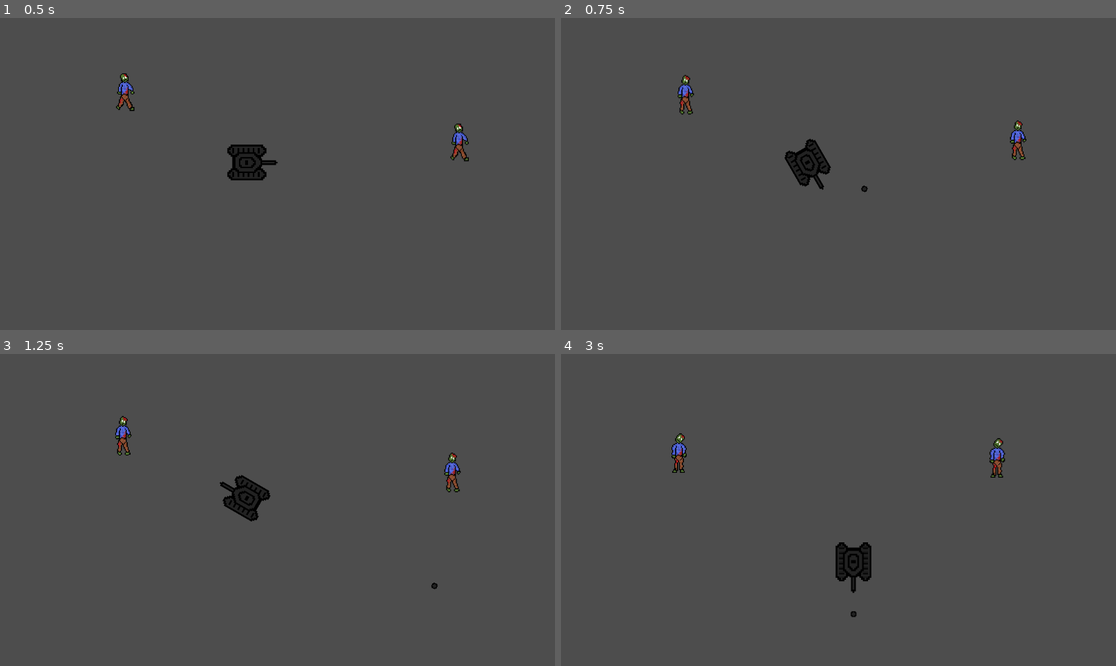
Above: before the commit, frames 1-4 (two rows, left to right).
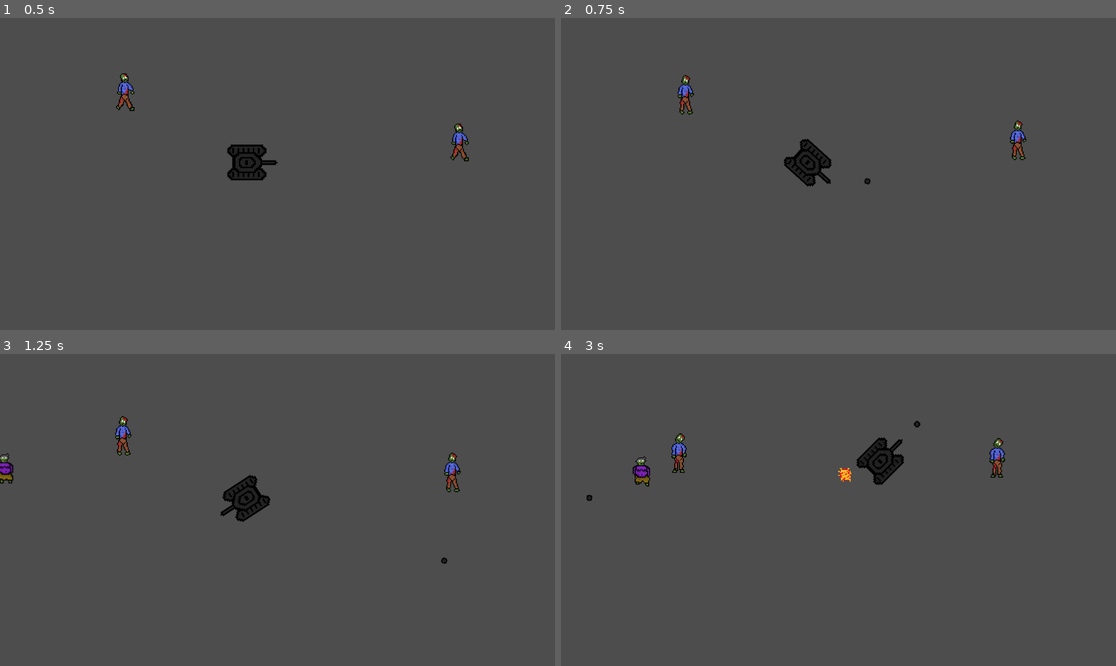
Above: after the commit, the same moments.

Repository: PrestonBrown1/Space-Shooter
Game: Godot game, scene res://game.tscn
The game is run twice, just before and just after one commit, with the same random seed, the same clock (stepped at 60 frames per second) and the same inputs.
Inputs:
- Up to frame 1 (0.5 s): no input
- Up to frame 2 (0.75 s): hold D (Right) from 0.53 s (still down); tap Space (Shoot) at 0.6 s
- Up to frame 3 (1.25 s): keep holding D (Right)
- Up to frame 4 (3 s): release D (Right) at 1.28 s; hold S (Back) 1.28-2.03 s; tap Space (Shoot) at 1.35, 2.1, 2.85 s; hold D (Right) 2.03-2.78 s; hold W (Forward) from 2.78 s (still down)

Frame 1 is identical in both runs. In frame 2, 0.5% of the frame differs, in the area x 40-56%, y 38-56%; in frame 3, 0.8%; in frame 4, 1.9%, in the area x 4-65%, y 21-85%.

Commit message:
Part 3 Assignment

Diff:
--- /dev/null
+++ b/Effects/explosion.gd
@@ -0,0 +1,7 @@
+extends AnimatedSprite2D
+
+func _ready():
+	play("Explode")
+
+func _on_animation_finished():
+	queue_free()
--- /dev/null
+++ b/Enemy/Spit.gd
@@ -0,0 +1,29 @@
+extends Area2D
+
+var speed = 10
+var dmg = 10
+var velocity = Vector2.ZERO
+var Effects = null
+var Explosion = load("res://explosion.tscn")
+
+func _ready():
+	velocity = Vector2(0, -speed).rotated(rotation)
+
+func _physics_process(_delta):
+	position += velocity
+
+
+func _on_body_entered(body):
+	if (body.name == "Player"):
+		if body.has_method("damage"):
+			body.damage(dmg)
+		Effects = get_node_or_null("/root/Game/Effects")
+		if Effects != null:
+			var explosion = Explosion.instantiate()
+			Effects.add_child(explosion)
+			explosion.global_position = global_position
+		queue_free()
+
+
+func _on_timer_timeout():
+	queue_free()
--- /dev/null
+++ b/Enemy/Spitter.gd
@@ -0,0 +1,46 @@
+extends CharacterBody2D
+
+var health = 10
+var dmg = 10
+var yPositions = [100, 150, 200, 250, 500, 600]
+var initialPosition = Vector2.ZERO
+var direction = Vector2(1.5, 0)
+var wobble = 30
+
+var Spit = load("res://Enemy/spitter_spit.tscn")
+
+func _ready():
+	get_node("SpitterBody").play("Walk")
+	initialPosition.x = -100
+	initialPosition.y = yPositions[randi() % yPositions.size()]
+	position = initialPosition
+
+func _physics_process(_delta):
+	position += direction
+	position.y = initialPosition.y + sin(position.x / 20) * wobble
+
+	if (position.x > 1200):
+		queue_free()
+
+func _on_timer_timeout():
+	var Player = get_node_or_null("/root/Game/PlayerContainer/Player")
+	var Effects = get_node_or_null("/root/Game/Effects")
+
+	if (Player != null and Effects != null):
+		var spit = Spit.instantiate()
+		var direction = global_position.angle_to_point(Player.global_position) + PI / 2
+		spit.rotation = direction
+		spit.position = position
+		position += Vector2(0, -40)
+		Effects.add_child(spit)
+
+func damage(dmg):
+	health -= dmg
+
+	if (health <= 0):
+		queue_free()
+
+
+func _on_area_2d_body_entered(body):
+	if (body.name != "Spitter"):
+		damage(body.dmg)
--- /dev/null
+++ b/Enemy/spitter.tscn
@@ -0,0 +1,64 @@
+[gd_scene load_steps=8 format=3 uid="uid://dsr53my7703b8"]
+
+[ext_resource type="Script" path="res://Enemy/Spitter.gd" id="1_lvojd"]
+[ext_resource type="Texture2D" uid="uid://bxiu7ufk3oq2y" path="res://Assets/ZombieSpitter1W1.png" id="2_2lxvy"]
+[ext_resource type="Texture2D" uid="uid://yoolx3bilpy7" path="res://Assets/ZombieSpitter1W2.png" id="3_nixxo"]
+[ext_resource type="Texture2D" uid="uid://xbilfag5x2fl" path="res://Assets/ZombieSpitter1W3.png" id="4_ini6g"]
+[ext_resource type="Texture2D" uid="uid://b7bb2srnoapyl" path="res://Assets/ZombieSpitter1W4.png" id="5_48k7r"]
+[ext_resource type="Texture2D" uid="uid://brbpovnrogekx" path="res://Assets/ZombieSpitter1W5.png" id="6_gmqyh"]
+
+[sub_resource type="SpriteFrames" id="SpriteFrames_n0xes"]
+animations = [{
+"frames": [{
+"duration": 1.0,
+"texture": ExtResource("2_2lxvy")
+}, {
+"duration": 1.0,
+"texture": ExtResource("3_nixxo")
+}, {
+"duration": 1.0,
+"texture": ExtResource("4_ini6g")
+}, {
+"duration": 1.0,
+"texture": ExtResource("5_48k7r")
+}, {
+"duration": 1.0,
+"texture": ExtResource("6_gmqyh")
+}, {
+"duration": 1.0,
+"texture": ExtResource("2_2lxvy")
+}],
+"loop": true,
+"name": &"Walk",
+"speed": 5.0
+}]
+
+[node name="Spitter" type="CharacterBody2D"]
+script = ExtResource("1_lvojd")
+
+[node name="SpitterBody" type="AnimatedSprite2D" parent="."]
+position = Vector2(-1, -9)
+scale = Vector2(0.2, 0.2)
+sprite_frames = SubResource("SpriteFrames_n0xes")
+animation = &"Walk"
+frame_progress = 0.251685
+
+[node name="CollisionPolygon2D" type="CollisionPolygon2D" parent="."]
+visible = false
+position = Vector2(-1, -9)
+scale = Vector2(0.2, 0.2)
+polygon = PackedVector2Array(-60, 50, -20, 50, -20, 20, 30, 20, 30, 50, 70, 50, 70, 20, 80, 20, 80, -140, 30, -170, 30, -255, -40, -255, -75, -220, -55, -170, -100, -150, -100, -60, -80, -30, -80, 10)
+
+[node name="Timer" type="Timer" parent="."]
+wait_time = 2.0
+autostart = true
+
+[node name="Area2D" type="Area2D" parent="."]
+visible = false
+
+[node name="CollisionPolygon2D" type="CollisionPolygon2D" parent="Area2D"]
+visible = false
+polygon = PackedVector2Array(-13, 1, -5, 1, -5, -5, 5, -5, 5, 1, 13, 1, 13, -5, 15, -5, 15, -37, 5, -43, 5, -60, -9, -60, -16, -53, -12, -43, -21, -39, -21, -21, -17, -15, -17, -7)
+
+[connection signal="timeout" from="Timer" to="." method="_on_timer_timeout"]
+[connection signal="body_entered" from="Area2D" to="." method="_on_area_2d_body_entered"]
--- /dev/null
+++ b/Enemy/spitter_spit.tscn
@@ -0,0 +1,26 @@
+[gd_scene load_steps=3 format=3 uid="uid://604dd475vsww"]
+
+[ext_resource type="Script" path="res://Enemy/Spit.gd" id="1_y7inl"]
+[ext_resource type="Texture2D" uid="uid://b0yrkoqk3ujgr" path="res://Assets/Projectiles/ZombieSpit1.png" id="2_rrn2b"]
+
+[node name="Spitter Spit" type="Area2D"]
+script = ExtResource("1_y7inl")
+
+[node name="Sprite2D" type="Sprite2D" parent="."]
+position = Vector2(-2, 8)
+scale = Vector2(0.2, 0.2)
+texture = ExtResource("2_rrn2b")
+
+[node name="CollisionPolygon2D" type="CollisionPolygon2D" parent="."]
+visible = false
+position = Vector2(3, 4)
+scale = Vector2(0.118381, 0.111003)
+polygon = PackedVector2Array(0, -90, 20, -70, 14.0645, -49.2, 40, -50, 40, -30, 40, -10, 20, -10, 20, 10, 0, 30, -20, 30, -20, 10, -40, 10, -40, 10, -60, 10, -55.7419, -12.8, -80, -10, -80, -70, -61.9355, -70.4, -60, -90, -20, -90)
+
+[node name="Timer" type="Timer" parent="."]
+wait_time = 5.0
+one_shot = true
+autostart = true
+
+[connection signal="body_entered" from="." to="." method="_on_body_entered"]
+[connection signal="timeout" from="Timer" to="." method="_on_timer_timeout"]
--- a/Player/Player.gd
+++ b/Player/Player.gd
@@ -1,10 +1,14 @@
 extends CharacterBody2D
 
 var speed = 5
+var dmg = 0
 var maxSpeed = 3
-var rotateSpeed = 5
+var rotateSpeed = 3.5
+var health = 100
 var barrel = Vector2(60, 0)
 var Bullet = load("res://Player/bullet.tscn")
+var Effects = null
+var Explosion = load("res://explosion.tscn")
 
 func _physics_process(_delta):
 	#Moving
@@ -38,10 +42,34 @@
 	#Shooting
 	if (Input.is_action_just_pressed("Shoot")):
 		var bullet = Bullet.instantiate()
-		var Effects = get_node_or_null("/root/Game/Effects")
+		Effects = get_node_or_null("/root/Game/Effects")
 
 		bullet.position = position + barrel.rotated(rotation)
 		bullet.rotation = rotation + deg_to_rad(90)
 
 		if (Effects != null):
 			Effects.add_child(bullet)
+
+func damage(dmg):
+	health -= dmg
+
+	if (health <= 0):
+		Effects = get_node_or_null("/root/Game/Effects")
+		if (Effects != null):
+			var explosion = Explosion.instantiate()
+			Effects.add_child(explosion)
+			explosion.global_position = global_position
+			explosion.scale = Vector2(.6, .6)
+			hide()
+			await explosion._on_animation_finished
+
+		queue_free()
+
+
+func _on_area_2d_body_entered(body):
+	if (body.name != "Player"):
+		damage(body.dmg)
+		print("Damage")
+		print(body.damage)
+		print("Health")
+		print(health)
--- /dev/null
+++ b/PlayerContainer.gd
@@ -0,0 +1,9 @@
+extends Node2D
+
+var Player = load("res://player.tscn")
+
+func _physics_process(_delta):
+	if get_child_count() == 0:
+		var player = Player.instantiate()
+		player.position = Vector2(576, 324)
+		add_child(player)
--- a/Zombie/zombie.gd
+++ b/Zombie/zombie.gd
@@ -1,6 +1,8 @@
 extends CharacterBody2D
 
 var initialSpeed = 100
+var dmg = 10
+var health = 50
 
 func _ready():
 	velocity = Vector2(0, initialSpeed * randf()).rotated(2 * PI * randf())
@@ -11,3 +13,9 @@
 	position.x = wrapf(position.x, 0, 1152)
 	position.y = wrapf(position.y, 0, 648)
 	move_and_slide()
+
+func damage(d):
+	health -= d
+
+	if (health <= 0):
+		queue_free()
--- a/bullet.gd
+++ b/bullet.gd
@@ -3,6 +3,8 @@
 var speed = 10
 var damage = 10
 var velocity = Vector2.ZERO
+var Effects = null
+var Explosion = load("res://explosion.tscn")
 
 func _ready():
 	velocity = Vector2(0, -speed).rotated(rotation)
@@ -11,7 +13,14 @@
 	position = position + velocity
 
 
-func _on_body_entered(_body):
+func _on_body_entered(body):
+	if body.has_method("damage"):
+		body.damage(damage)
+	Effects = get_node_or_null("/root/Game/Effects")
+	if Effects != null:
+		var explosion = Explosion.instantiate()
+		Effects.add_child(explosion)
+		explosion.global_position = global_position
 	queue_free()
 
 
--- /dev/null
+++ b/explosion.tscn
@@ -0,0 +1,80 @@
+[gd_scene load_steps=12 format=3 uid="uid://bvpu40tdfgpcq"]
+
+[ext_resource type="Texture2D" uid="uid://ml0daem3udky" path="res://Assets/ParticlesEffects/Explosion.png" id="1_jc4uo"]
+[ext_resource type="Script" path="res://Effects/explosion.gd" id="2_ua41f"]
+
+[sub_resource type="AtlasTexture" id="AtlasTexture_8wy1f"]
+atlas = ExtResource("1_jc4uo")
+region = Rect2(0, 0, 640, 640)
+
+[sub_resource type="AtlasTexture" id="AtlasTexture_tfrlc"]
+atlas = ExtResource("1_jc4uo")
+region = Rect2(0, 640, 640, 640)
+
+[sub_resource type="AtlasTexture" id="AtlasTexture_r3gl7"]
+atlas = ExtResource("1_jc4uo")
+region = Rect2(0, 1280, 640, 640)
+
+[sub_resource type="AtlasTexture" id="AtlasTexture_4hx4b"]
+atlas = ExtResource("1_jc4uo")
+region = Rect2(0, 1920, 640, 640)
+
+[sub_resource type="AtlasTexture" id="AtlasTexture_uw074"]
+atlas = ExtResource("1_jc4uo")
+region = Rect2(0, 2560, 640, 640)
+
+[sub_resource type="AtlasTexture" id="AtlasTexture_6afjk"]
+atlas = ExtResource("1_jc4uo")
+region = Rect2(0, 3200, 640, 640)
+
+[sub_resource type="AtlasTexture" id="AtlasTexture_kqx5i"]
+atlas = ExtResource("1_jc4uo")
+region = Rect2(0, 3840, 640, 640)
+
+[sub_resource type="AtlasTexture" id="AtlasTexture_q1wg0"]
+atlas = ExtResource("1_jc4uo")
+region = Rect2(0, 4480, 640, 640)
+
+[sub_resource type="SpriteFrames" id="SpriteFrames_c8f8h"]
+animations = [{
+"frames": [{
+"duration": 1.0,
+"texture": SubResource("AtlasTexture_8wy1f")
+}, {
+"duration": 1.0,
+"texture": SubResource("AtlasTexture_tfrlc")
+}, {
+"duration": 1.0,
+"texture": SubResource("AtlasTexture_r3gl7")
+}, {
+"duration": 1.0,
+"texture": SubResource("AtlasTexture_4hx4b")
+}, {
+"duration": 1.0,
+"texture": SubResource("AtlasTexture_uw074")
+}, {
+"duration": 1.0,
+"texture": SubResource("AtlasTexture_6afjk")
+}, {
+"duration": 1.0,
+"texture": SubResource("AtlasTexture_kqx5i")
+}, {
+"duration": 1.0,
+"texture": SubResource("AtlasTexture_q1wg0")
+}],
+"loop": false,
+"name": &"Explode",
+"speed": 20.0
+}]
+
+[node name="Explosion" type="AnimatedSprite2D"]
+position = Vector2(226, 34)
+scale = Vector2(0.2, 0.2)
+sprite_frames = SubResource("SpriteFrames_c8f8h")
+animation = &"Explode"
+frame = 7
+frame_progress = 1.0
+offset = Vector2(0, 50)
+script = ExtResource("2_ua41f")
+
+[connection signal="animation_finished" from="." to="." method="_on_animation_finished"]
--- a/game.tscn
+++ b/game.tscn
@@ -1,11 +1,13 @@
-[gd_scene load_steps=3 format=3 uid="uid://exrwvyqwudl1"]
+[gd_scene load_steps=5 format=3 uid="uid://exrwvyqwudl1"]
 
 [ext_resource type="PackedScene" uid="uid://csxqvjn2hlel1" path="res://player.tscn" id="1_ea8hh"]
 [ext_resource type="PackedScene" uid="uid://ddn6x8eb3s0xv" path="res://zombie.tscn" id="2_4enm8"]
+[ext_resource type="Script" path="res://PlayerContainer.gd" id="2_iob38"]
+[ext_resource type="PackedScene" uid="uid://dsr53my7703b8" path="res://Enemy/spitter.tscn" id="3_7e3tg"]
 
 [node name="Game" type="Node2D"]
 
-[node name="Player" parent="." instance=ExtResource("1_ea8hh")]
+[node name="Effects" type="Node2D" parent="."]
 
 [node name="ZombieContainer" type="Node2D" parent="."]
 
@@ -15,4 +17,12 @@
 [node name="Zombie2" parent="ZombieContainer" instance=ExtResource("2_4enm8")]
 position = Vector2(961, 307)
 
-[node name="Effects" type="Node2D" parent="."]
+[node name="PlayerContainer" type="Node2D" parent="."]
+script = ExtResource("2_iob38")
+
+[node name="Player" parent="PlayerContainer" instance=ExtResource("1_ea8hh")]
+
+[node name="SpitterContainer" type="Node2D" parent="."]
+
+[node name="Spitter" parent="SpitterContainer" instance=ExtResource("3_7e3tg")]
+position = Vector2(784, 112)
--- a/player.tscn
+++ b/player.tscn
@@ -66,6 +66,9 @@
 "speed": 30.0
 }]
 
+[sub_resource type="RectangleShape2D" id="RectangleShape2D_pgtaa"]
+size = Vector2(121.429, 110)
+
 [node name="Player" type="CharacterBody2D"]
 position = Vector2(512, 300)
 scale = Vector2(0.7, 0.7)
@@ -89,3 +92,12 @@
 position = Vector2(-2, 58)
 scale = Vector2(0.50354, 0.501562)
 polygon = PackedVector2Array(-89.6511, -221.024, 100.432, -221.024, 100.432, -209.631, 108.943, -209.631, 108.943, -201 …(761 unchanged characters)…
+
+[node name="Area2D" type="Area2D" parent="."]
+
+[node name="CollisionShape2D" type="CollisionShape2D" parent="Area2D"]
+position = Vector2(0.714294, 0.714264)
+scale = Vector2(1, 1)
+shape = SubResource("RectangleShape2D_pgtaa")
+
+[connection signal="body_entered" from="Area2D" to="." method="_on_area_2d_body_entered"]
Binary file added: Assets/ParticlesEffects/Explosion.png
Not shown, added: Assets/ParticlesEffects/Explosion.png.import
Binary file added: Assets/Projectiles/ZombieSpit1.png
Not shown, added: Assets/Projectiles/ZombieSpit1.png.import
Binary file added: Assets/ZombieSpitter1W1.png
Not shown, added: Assets/ZombieSpitter1W1.png.import
Binary file added: Assets/ZombieSpitter1W2.png
Not shown, added: Assets/ZombieSpitter1W2.png.import
Binary file added: Assets/ZombieSpitter1W3.png
Not shown, added: Assets/ZombieSpitter1W3.png.import
Binary file added: Assets/ZombieSpitter1W4.png
Not shown, added: Assets/ZombieSpitter1W4.png.import
(and 3 more such lines)
